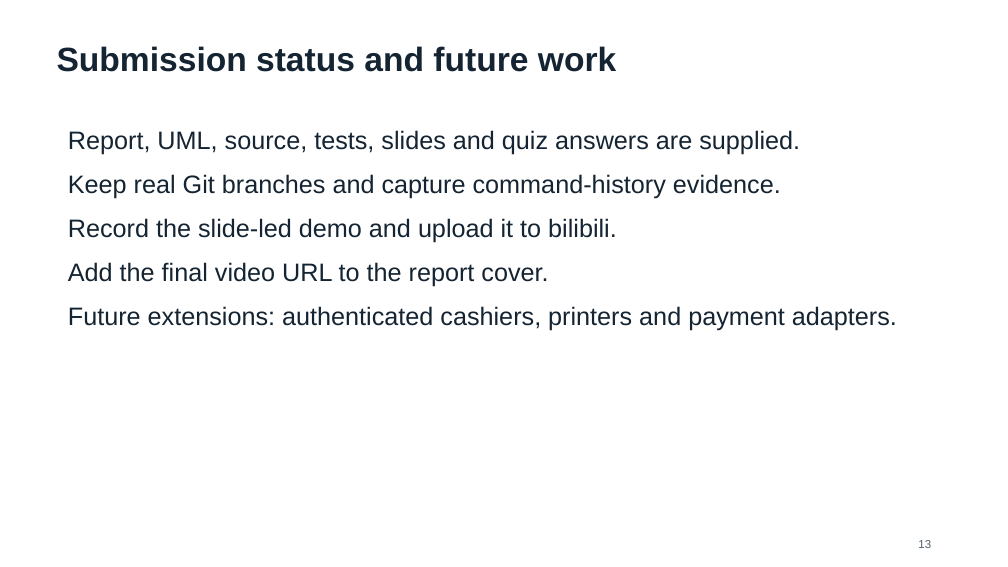
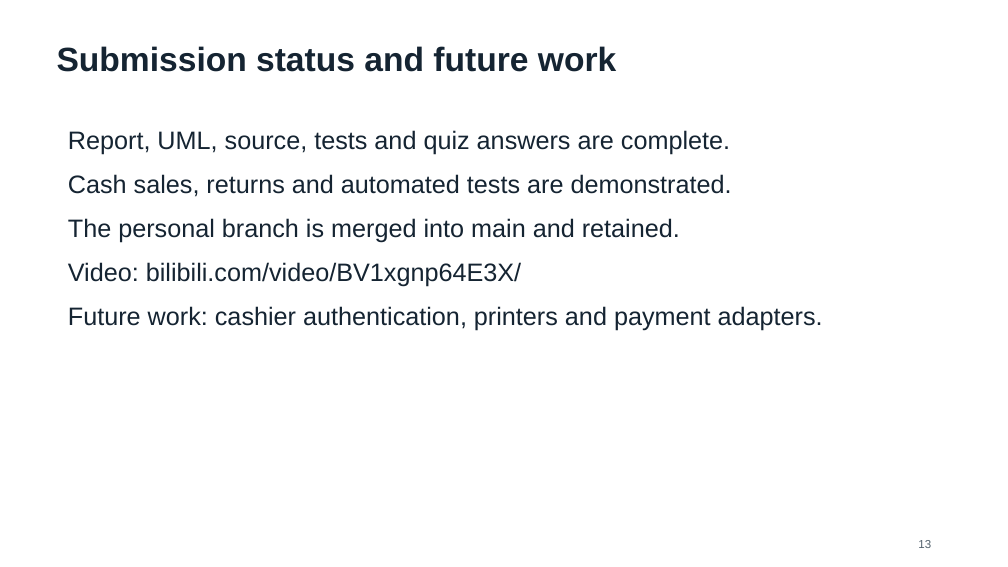
Before and after one commit to denniswang12345/ProjectPos_2026, a slide deck: slide 13 of submission/POS_Presentation.pptx. Drawn at 1008x567 pixels with LibreOffice and Linux fonts; fonts in the diff are those of the drawing. Boxes give left, top, right and bottom in pixels: in the first picture for what was removed or moved away, otherwise in the second. Text is boxed around its words. In the diff, an @@ line names an element or a change of style, - is before the commit and + after.

Commit message:
Finalize submission with recorded video link, screenshots and Git evidence

```diff
--- a/submission/POS_Presentation.pptx
+++ b/submission/POS_Presentation.pptx
@@ text at (x1=68, y1=130, x2=823, y2=331): text changed @@
-Report, UML, source, tests, slides and quiz answers are supplied.
-Keep real Git branches and capture command-history evidence.
-Record the slide-led demo and upload it to bilibili.
-Add the final video URL to the report cover.
-Future extensions: authenticated cashiers, printers and payment adapters.
+Report, UML, source, tests and quiz answers are complete.
+Cash sales, returns and automated tests are demonstrated.
+The personal branch is merged into main and retained.
+Video: bilibili.com/video/BV1xgnp64E3X/
+Future work: cashier authentication, printers and payment adapters.
```
Also in this commit, not shown: 16 other files.
